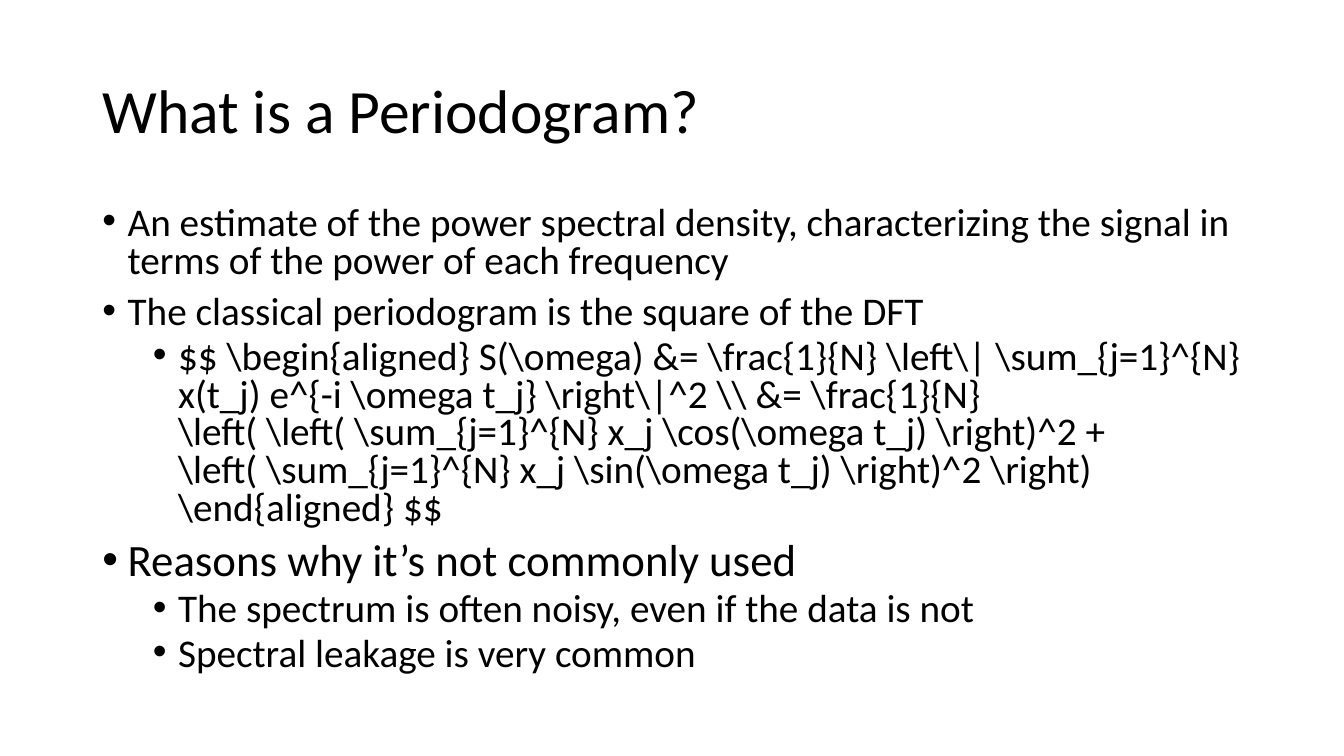
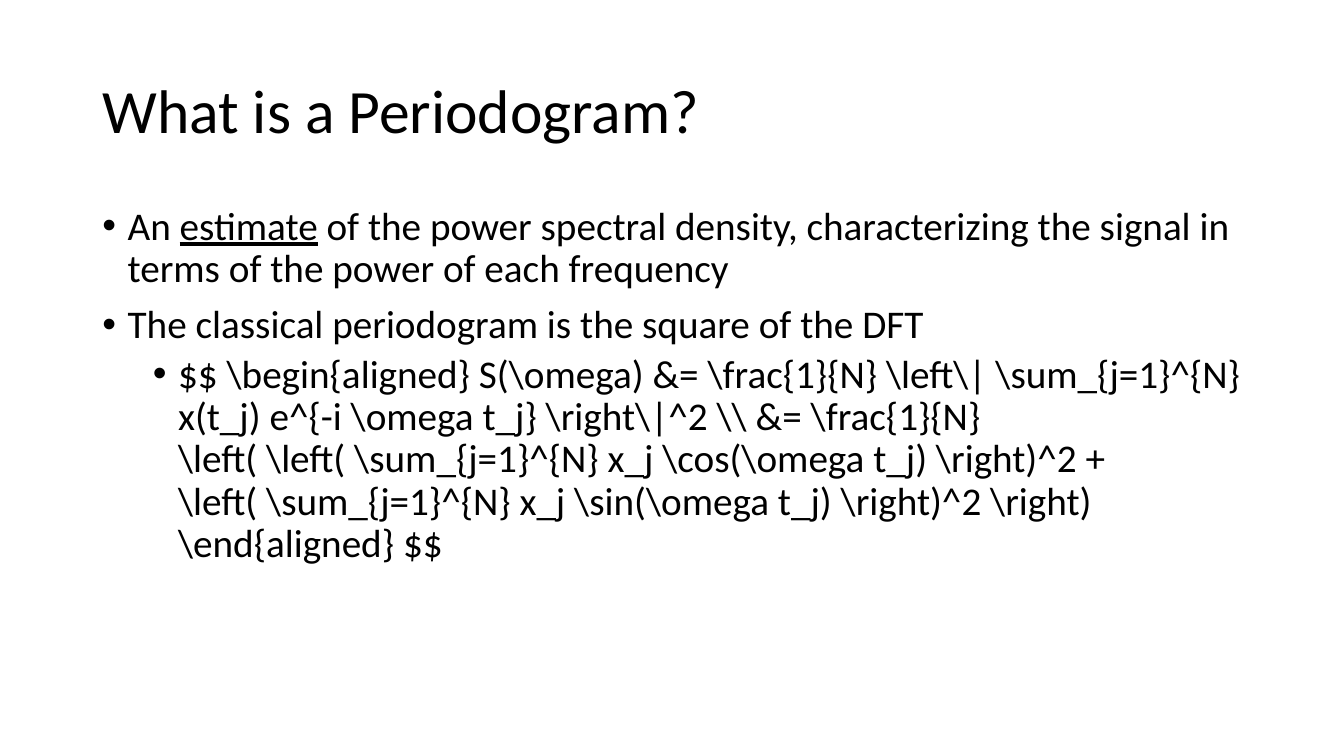
Before and after one commit to Tsintsuntsini/PHYS_581, a slide deck: slide 4 of Presentation2/The Lomb-Scargle Algorithm-v2.pptx (slide 14 before the commit). Drawn at 1344x756 pixels with LibreOffice and Linux fonts; fonts in the diff are those of the drawing. Boxes give left, top, right and bottom in pixels: in the first picture for what was removed or moved away, otherwise in the second. Text is boxed around its words. In the diff, an @@ line names an element or a change of style, - is before the commit and + after.

Commit message:
adding stuff

```diff
--- a/Presentation2/The Lomb-Scargle Algorithm-v2.pptx
+++ b/Presentation2/The Lomb-Scargle Algorithm-v2.pptx
@@ text "An estimate of the power ..." at (128, 212, 1240, 564): underline on in "estimate"; line spacing 0.8 to 0.9 @@
@@ text at (128, 544, 974, 674): paragraphs removed @@
-• Reasons why it’s not commonly used
-  • The spectrum is often noisy, even if the data is not
-  • Spectral leakage is very common
```
Also in this commit, not shown: 1 other slide changed.
